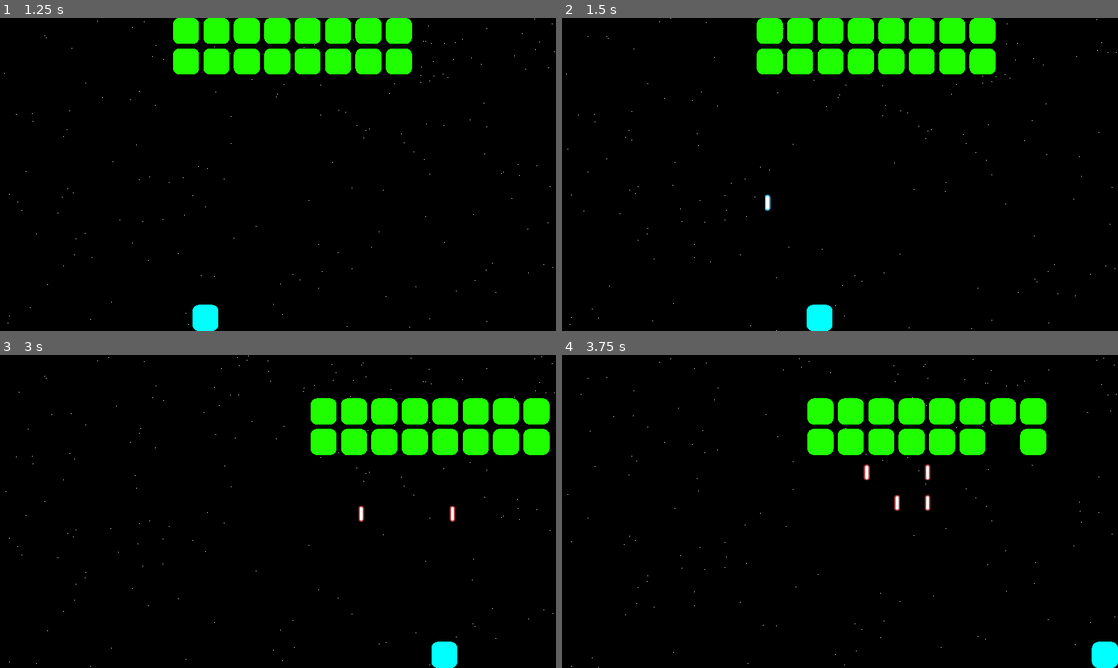
Above: before the commit, frames 1-4 (two rows, left to right).
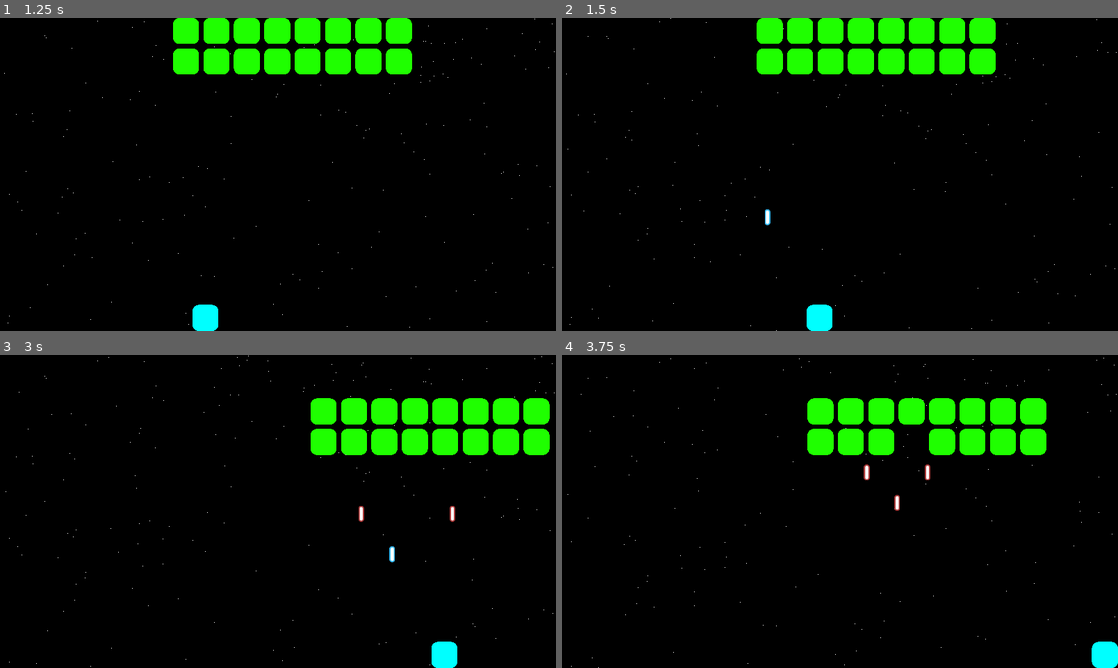
Above: after the commit, the same moments.

Repository: michael-j-coyne/space-defense
Game: Godot game, scene res://scenes/main.tscn
The game is run twice, just before and just after one commit, with the same random seed, the same clock (stepped at 60 frames per second) and the same inputs.
Inputs (mouse positions are in pixels of both pictures, inside the frame that each line leads up to):
- Up to frame 1 (1.25 s): click "Click here or press space to …" at 0.5 s
- Up to frame 2 (1.5 s): tap Enter (ui_accept) at 1.25 s; move the mouse to (962, 158) at 1.27 s; hold Right (ui_right) from 1.28 s (still down); hold Space (shoot) from 1.28 s (still down); click (962, 158) at 1.42 s
- Up to frame 3 (3 s): tap Enter (ui_accept) at 1.52, 1.55, 1.82 s; release Right (ui_right) at 2 s; release Space (shoot) at 2 s; drag from (166, 527) to (394, 655) at 2.02 s; move the mouse to (333, 442) at 2.77 s; hold Right (ui_right) from 2.78 s (still down); hold Space (shoot) from 2.78 s (still down)
- Up to frame 4 (3.75 s): tap Enter (ui_accept) at 3.05 s; release Right (ui_right) at 3.5 s; release Space (shoot) at 3.5 s; drag from (812, 574) to (840, 411) at 3.52 s

Frame 1 is identical in both runs. In frame 2, less than 0.1% of the frame differs, in the area x 36-38%, y 56-67%; in frame 3, less than 0.1%; in frame 4, 0.8%, in the area x 60-82%, y 23-50%.

Commit message:
Use "shoot" ui action in Player

Diff:
--- a/scenes/player.gd
+++ b/scenes/player.gd
@@ -33,7 +33,7 @@
 		velocity.x += 1
 	if Input.is_action_pressed("ui_left"):
 		velocity.x -= 1
-	if Input.is_action_pressed("ui_accept"):
+	if Input.is_action_pressed("shoot"):
 		# NOTE: in the future we may want to be able to shoot in a particular direction
 		var direction = Vector2(0, -1).normalized()
 		$GunComponent.shoot(direction)
